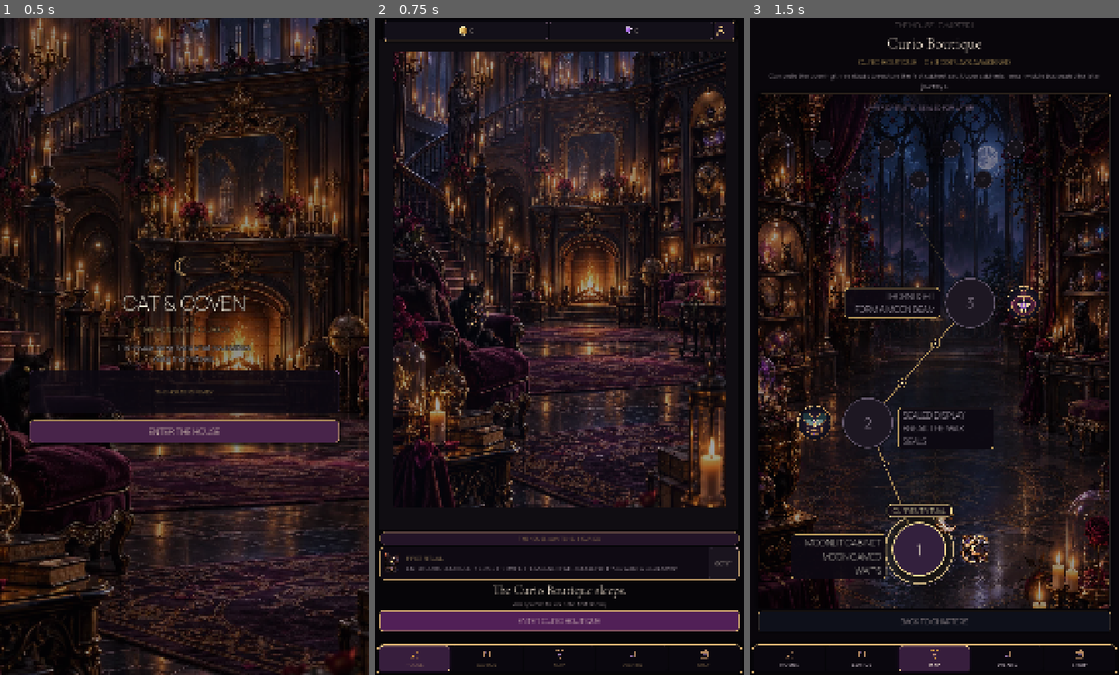
Above: before the commit, frames 1-3 (left to right).
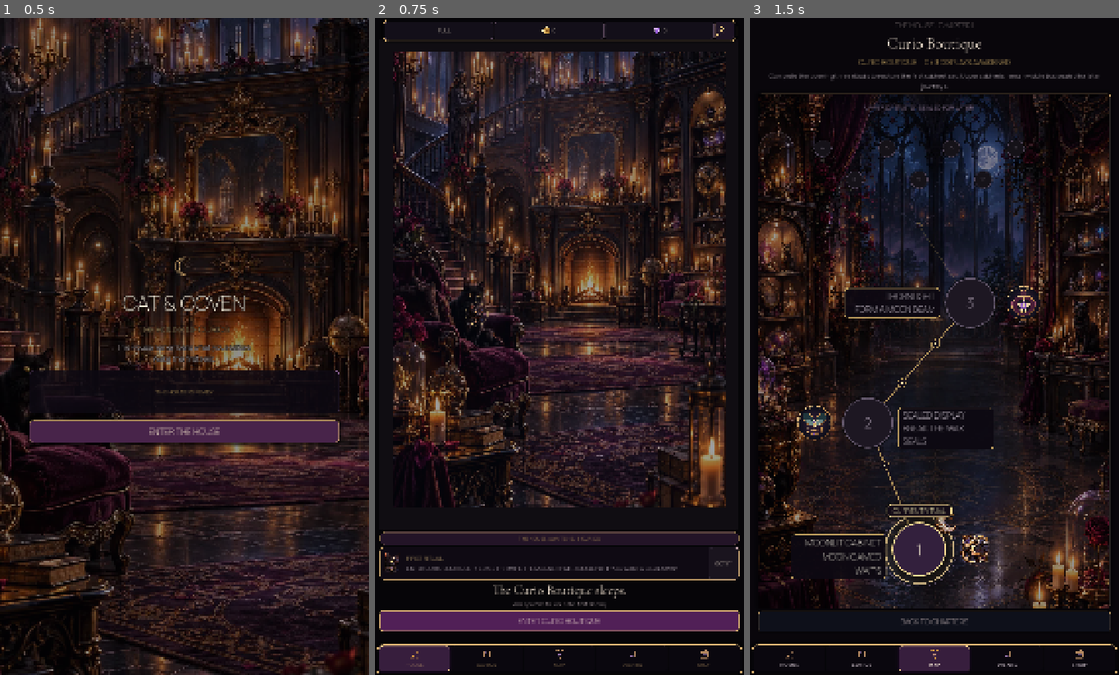
Above: after the commit, the same moments.

Repository: Jay-prodesign/akilta-match3
Game: Godot game, scene res://src/app/app_bootstrap.tscn
Same seed, same stepped clock (60 frames per second), same inputs: the game is played once before the commit and once after it.
Inputs:
- Up to frame 1 (0.5 s): no input
- Up to frame 2 (0.75 s): click "ENTER THE HOUSE" at 0.5 s
- Up to frame 3 (1.5 s): click "ENTER CURIO BOUTIQUE" at 1.25 s

Frame 1 is identical in both runs. In frame 2, 0.2% of the frame differs, in the area x 2-98%, y 0-4%; in frame 3, nothing differs.

Commit message:
Add North Star life resource chip

Diff:
--- a/src/ui/shared/top_resource_bar.tscn
+++ b/src/ui/shared/top_resource_bar.tscn
@@ -2,16 +2,16 @@
 
 
 [sub_resource type="StyleBoxFlat" id="Shell"]
-bg_color = Color(0.031, 0.027, 0.051, 0.94)
+bg_color = Color(0.024, 0.019, 0.038, 0.965)
 border_width_left = 1
 border_width_top = 1
 border_width_right = 1
 border_width_bottom = 1
-border_color = Color(0.835, 0.678, 0.439, 0.72)
-corner_radius_top_left = 12
-corner_radius_top_right = 12
-corner_radius_bottom_right = 12
-corner_radius_bottom_left = 12
+border_color = Color(0.878, 0.714, 0.455, 0.82)
+corner_radius_top_left = 15
+corner_radius_top_right = 15
+corner_radius_bottom_right = 15
+corner_radius_bottom_left = 15
 content_margin_left = 6.0
 content_margin_top = 4.0
 content_margin_right = 6.0
@@ -64,15 +64,38 @@
 anchor_left = 0.02
 anchor_right = 0.98
 offset_top = 6.0
-offset_bottom = 68.0
+offset_bottom = 64.0
 grow_horizontal = 2
 z_index = 60
 theme_override_styles/panel = SubResource("Shell")
 
 [node name="Resources" type="HBoxContainer" parent="."]
 layout_mode = 2
-theme_override_constants/separation = 4
+theme_override_constants/separation = 3
 alignment = 1
+
+[node name="LifeResourceChip" type="PanelContainer" parent="Resources"]
+layout_mode = 2
+size_flags_horizontal = 3
+theme_override_styles/panel = SubResource("Chip")
+
+[node name="Content" type="HBoxContainer" parent="Resources/LifeResourceChip"]
+layout_mode = 2
+theme_override_constants/separation = 3
+alignment = 1
+
+[node name="Icon" type="TextureRect" parent="Resources/LifeResourceChip/Content"]
+custom_minimum_size = Vector2(30, 30)
+layout_mode = 2
+mouse_filter = 2
+expand_mode = 1
+stretch_mode = 5
+
+[node name="LifeResource" type="Label" parent="Resources/LifeResourceChip/Content"]
+layout_mode = 2
+theme_override_colors/font_color = Color(0.969, 0.914, 0.839, 1)
+theme_override_font_sizes/font_size = 17
+text = "FULL"
 
 [node name="CoinResourceChip" type="PanelContainer" parent="Resources"]
 layout_mode = 2
@@ -85,7 +108,7 @@
 alignment = 1
 
 [node name="Icon" type="TextureRect" parent="Resources/CoinResourceChip/Content"]
-custom_minimum_size = Vector2(32, 32)
+custom_minimum_size = Vector2(30, 30)
 layout_mode = 2
 mouse_filter = 2
 expand_mode = 1
@@ -94,7 +117,7 @@
 [node name="CoinResource" type="Label" parent="Resources/CoinResourceChip/Content"]
 layout_mode = 2
 theme_override_colors/font_color = Color(0.969, 0.914, 0.839, 1)
-theme_override_font_sizes/font_size = 18
+theme_override_font_sizes/font_size = 17
 text = "0"
 
 [node name="GemResourceChip" type="PanelContainer" parent="Resources"]
@@ -108,7 +131,7 @@
 alignment = 1
 
 [node name="Icon" type="TextureRect" parent="Resources/GemResourceChip/Content"]
-custom_minimum_size = Vector2(32, 32)
+custom_minimum_size = Vector2(30, 30)
 layout_mode = 2
 mouse_filter = 2
 expand_mode = 1
@@ -117,11 +140,11 @@
 [node name="GemResource" type="Label" parent="Resources/GemResourceChip/Content"]
 layout_mode = 2
 theme_override_colors/font_color = Color(0.969, 0.914, 0.839, 1)
-theme_override_font_sizes/font_size = 18
+theme_override_font_sizes/font_size = 17
 text = "0"
 
 [node name="KeeperProfile" type="Button" parent="Resources"]
-custom_minimum_size = Vector2(58, 48)
+custom_minimum_size = Vector2(56, 48)
 layout_mode = 2
 focus_mode = 1
 theme_override_constants/icon_max_width = 34
